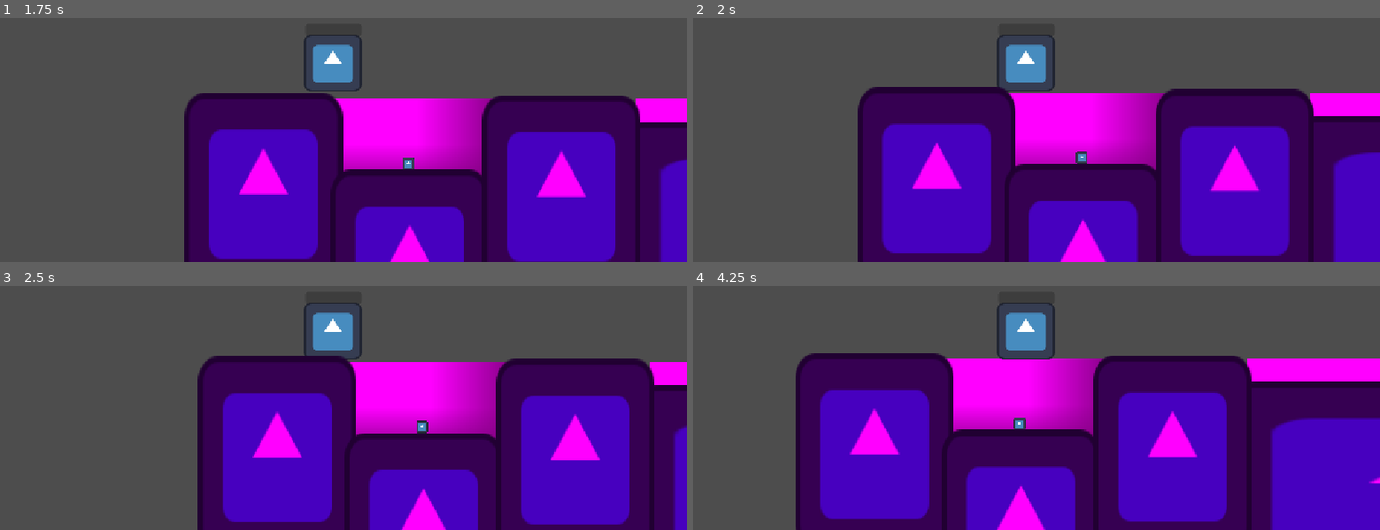
Above: before the commit, frames 1-4 (two rows, left to right).
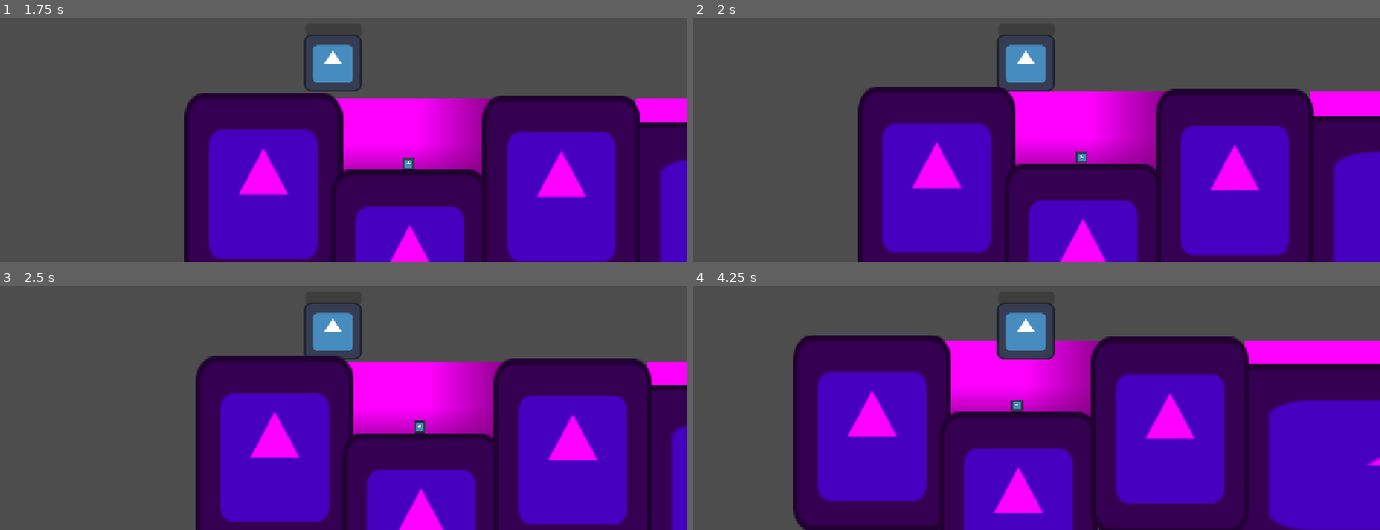
Above: after the commit, the same moments.

Repository: binarie0/swimming-extension
Game: Godot game, scene res://scenes/test_mechanic.tscn
Same seed, same stepped clock (60 frames per second), same inputs: the game is played once before the commit and once after it. The engine's default icon, where the game draws it, is replaced by a stand-in: a white triangle on a blue panel in a dark square.
Inputs:
- Up to frame 1 (1.75 s): hold D (right) from 0.53 s (still down); tap Shift (sprint) at 0.6, 1.35 s; tap Space (jump) at 0.77, 1.52 s
- Up to frame 2 (2 s): keep holding D (right)
- Up to frame 3 (2.5 s): release D (right) at 2.03 s; hold A (left) from 2.03 s (still down); tap Shift (sprint) at 2.1 s
- Up to frame 4 (4.25 s): release A (left) at 2.78 s; hold D (right) from 2.78 s (still down); tap Shift (sprint) at 2.85, 3.6 s; tap Space (jump) at 3.02, 3.77 s

Frame 1 is identical in both runs. In frame 2, 0.9% of the frame differs, in the area x 28-100%, y 30-98%; in frame 3, 3.8%; in frame 4, 26%, in the area x 14-100%, y 20-100%.

Commit message:
swimming player controller applies the swim force

Diff:
--- a/scenes/player_controller.tscn
+++ b/scenes/player_controller.tscn
@@ -37,6 +37,13 @@
 shape = SubResource("CircleShape2D_lddcg")
 debug_color = Color(0.6431264, 0.33569565, 1, 0.41960785)
 
+[node name="Area2D2" type="Area2D" parent="." unique_id=1468527486]
+position = Vector2(0, -45)
+
+[node name="CollisionShape2D" type="CollisionShape2D" parent="Area2D2" unique_id=610625419]
+position = Vector2(1, -1)
+shape = SubResource("CapsuleShape2D_2qq7n")
+
 [node name="ProgressBar" type="ProgressBar" parent="." unique_id=889689098]
 offset_left = -61.0
 offset_top = -88.0
@@ -46,3 +53,5 @@
 
 [connection signal="area_entered" from="Area2D" to="." method="detect_water"]
 [connection signal="area_exited" from="Area2D" to="." method="undetect_water"]
+[connection signal="area_entered" from="Area2D2" to="." method="set_water_area"]
+[connection signal="area_exited" from="Area2D2" to="." method="unset_water_area"]
--- a/scripts/swimming_platformer_controller.gd
+++ b/scripts/swimming_platformer_controller.gd
@@ -19,6 +19,14 @@
 var _can_wall_jump_store = false;
 var swim_force: Vector2;
 
+var current_water_area: WaterBody2D;
+
+func set_water_area(area: Area2D):
+	if (area is WaterBody2D):
+		current_water_area = area;
+func unset_water_area(area: Area2D):
+	if (area is WaterBody2D && area == current_water_area):
+		current_water_area = null;
 func detect_water(area: Area2D):
 	if (area is WaterBody2D):
 		submerged = true;
@@ -77,4 +85,5 @@
 func handle_swimming(inputs: Dictionary):
 	if (state == SWIM):
 		swim_force = (inputs.input_direction * swim_speed + default_water_gravity * (1.0 if submerged else 0.5))
+		swim_force += Vector2.ZERO if current_water_area == null else current_water_area.current_force;
 		velocity += swim_force;
--- a/scripts/water_body_2d.gd
+++ b/scripts/water_body_2d.gd
@@ -25,9 +25,6 @@
 
 func _physics_process(_delta: float) -> void:
 	for body: PhysicsBody2D in bodies:
-		if body is CharacterBody2D:
-			body.velocity += current_force * (1. - friction);
-
 		if (body is RigidBody2D):
 			body.apply_force(current_force  * (1. - friction));
 
